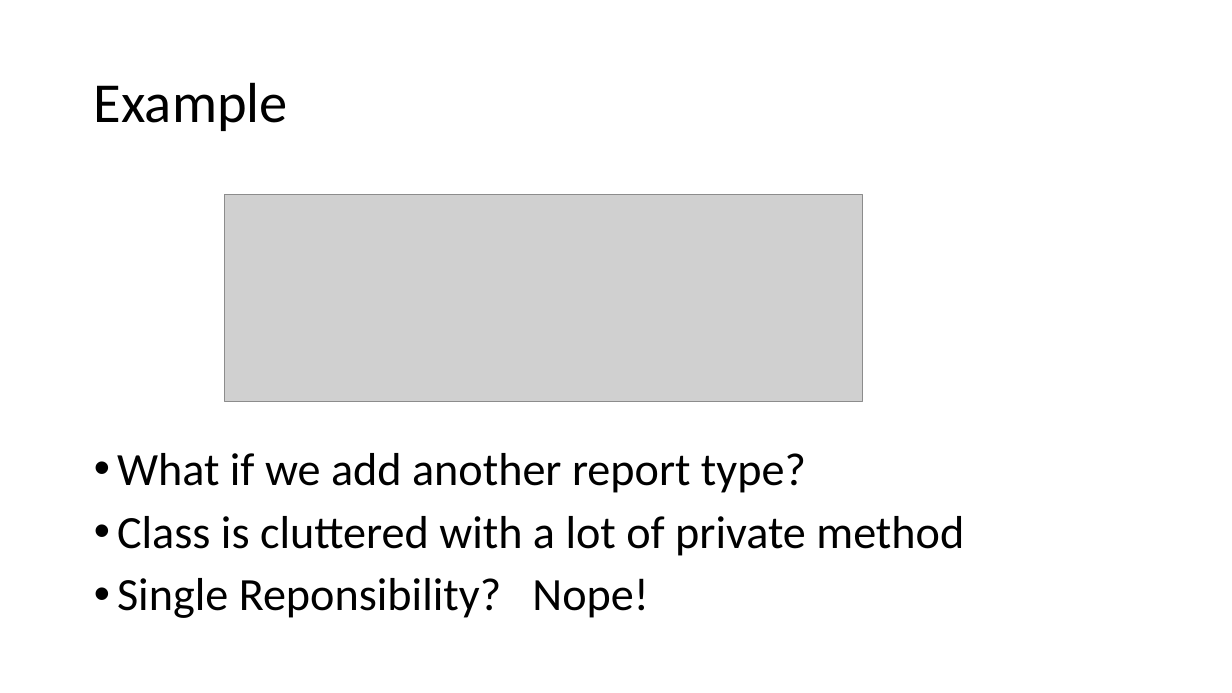
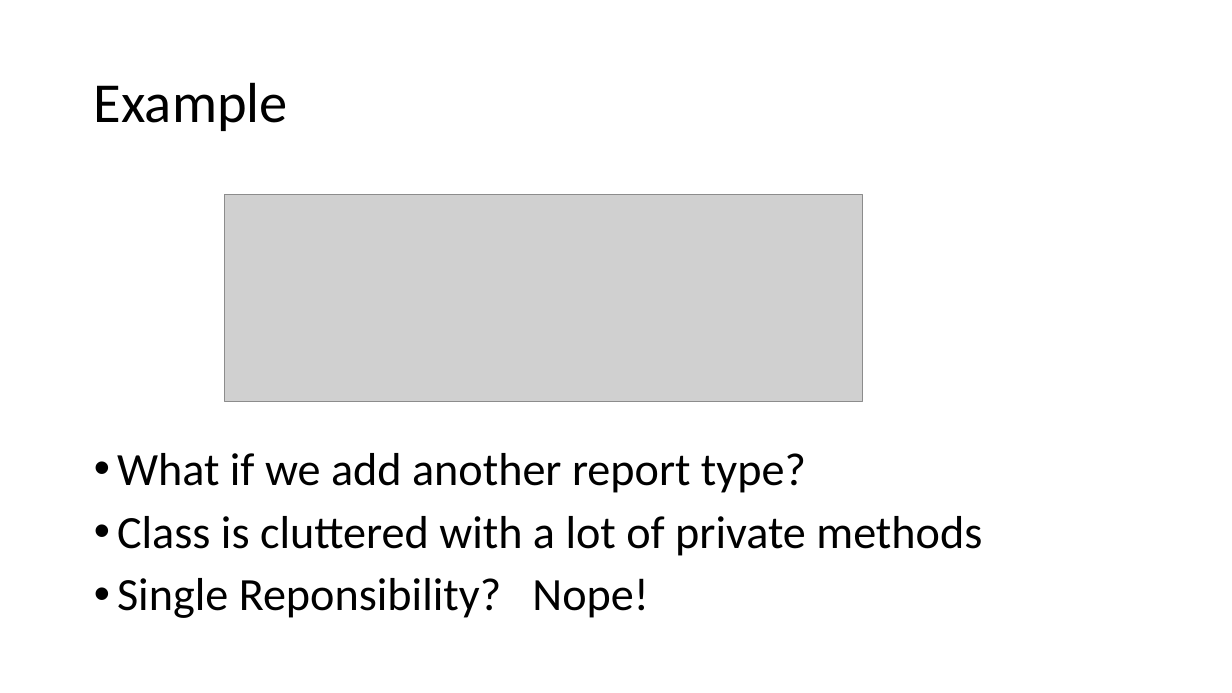
Before and after one commit to PhilipJordan/SOLID, a slide deck: slide 6 of Presentations/OCP.pptx. Drawn at 1232x693 pixels with LibreOffice and Linux fonts; fonts in the diff are those of the drawing; grey boxes stand for pictures; background and template pictures are left out. Boxes give left, top, right and bottom in pixels: in the first picture for what was removed or moved away, otherwise in the second. Text is boxed around its words. In the diff, an @@ line names an element or a change of style, - is before the commit and + after.

```diff
--- a/Presentations/OCP.pptx
+++ b/Presentations/OCP.pptx
@@ text at <box>117,516,982,556</box>: text changed @@
-• Class is cluttered with a lot of private method
+• Class is cluttered with a lot of private methods
```
Also in this commit, not shown: 4 other slides changed, 1 other file.
